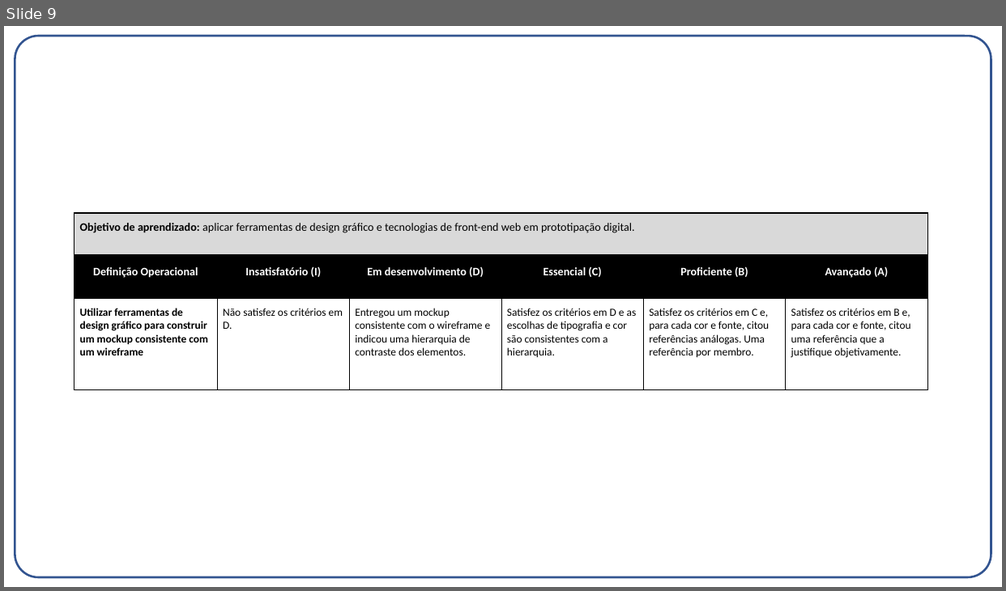
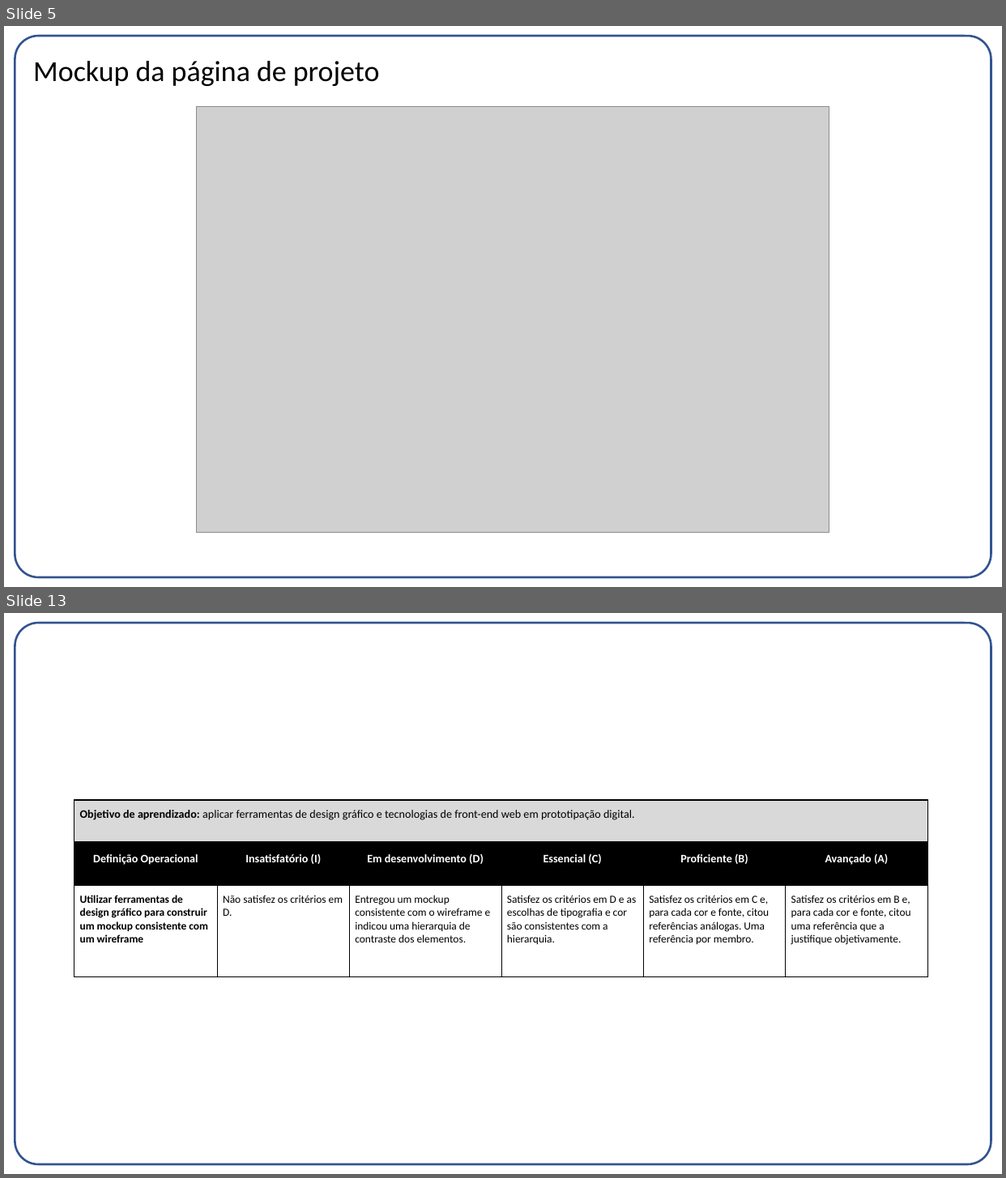
Before and after one commit to gabrielvf1/Co-Design-Projeto-1, a slide deck: Entrega03.pptx. Shown one above the other, each under a label of ours: slide 9 before the commit, slides 5 and 13 after it; the slides between them are not shown. The pictures are 1006x591 and 1006x1178 pixels, drawn with LibreOffice and Linux fonts; fonts in the diff are those of the drawing; grey boxes stand for pictures. Boxes give left, top, right and bottom in pixels: in the first picture for what was removed or moved away, otherwise in the second. Text is boxed around its words. In the diff, an @@ line names an element or a change of style, - is before the commit and + after.

```diff
--- a/Entrega03.pptx
+++ b/Entrega03.pptx
@@ slide 5 added at [4,26,1002,587], background #FFFFFF; not listed: 1 template element that a slide beside it also shows @@
@@ title added at [33,61,380,86], 28 pt, text #000000 @@
+Mockup da página de projeto
@@ picture added at [197,107,829,533] @@
@@ what was slide 9 is now slide 13 @@
```
Also in this commit, not shown: 3 slides changed, 6 other slides added, 3 slides removed, 8 other files.
